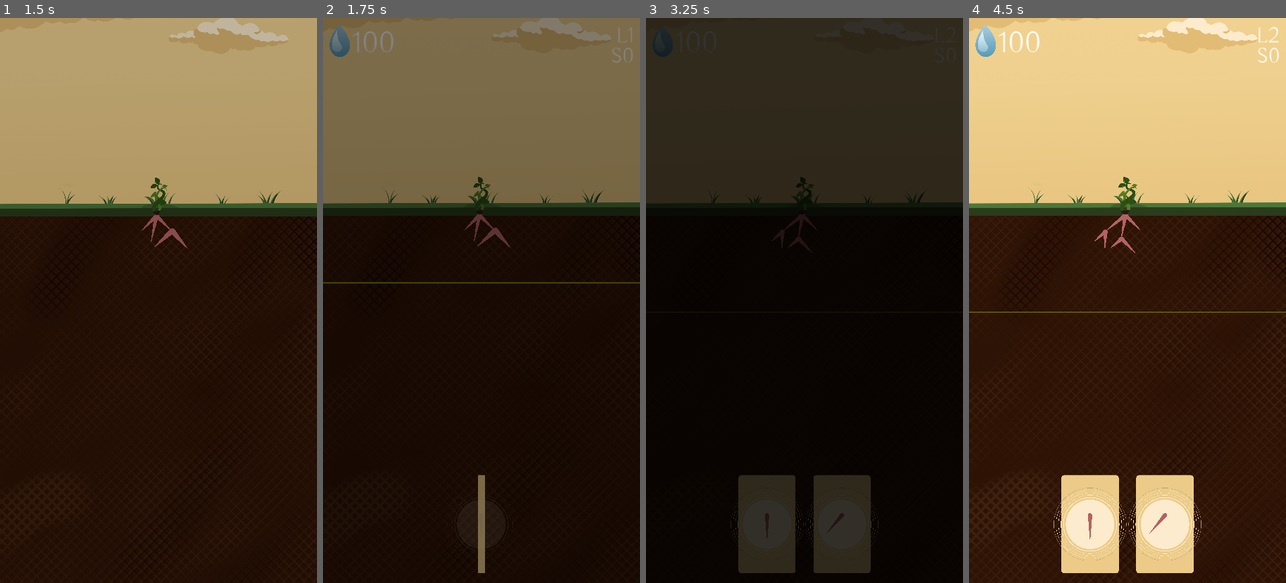
Above: before the commit, frames 1-4 (left to right).
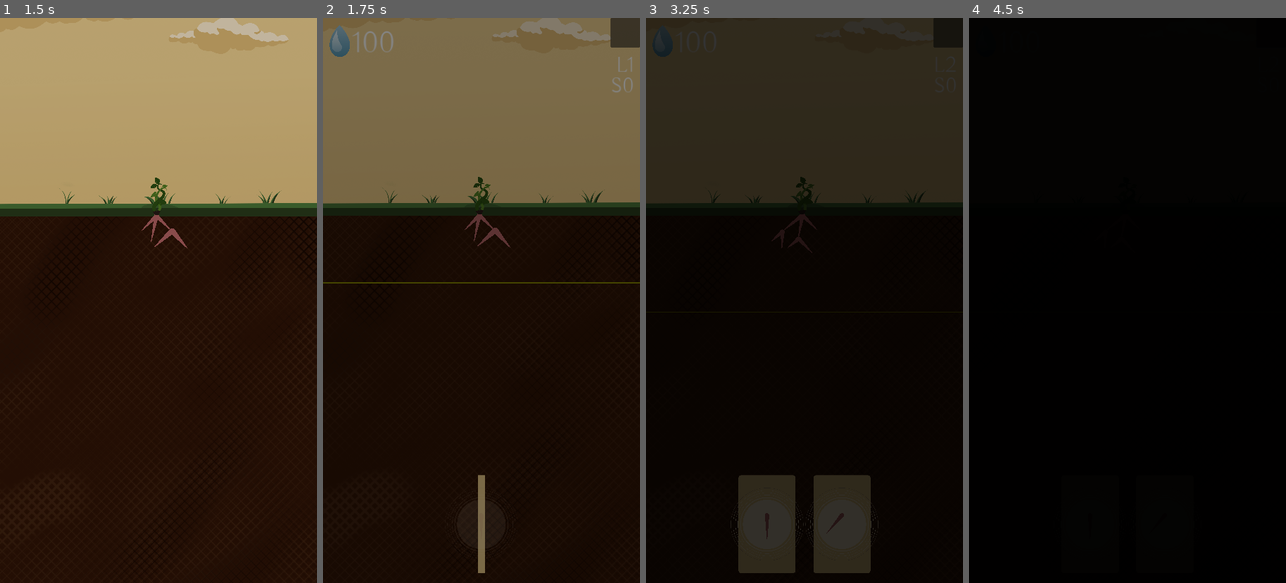
Above: after the commit, the same moments.

Repository: Disablak/ggj23
Game: Godot game, scene res://Main.tscn
Same seed, same stepped clock (60 frames per second), same inputs: the game is played once before the commit and once after it.
Inputs (mouse positions are in pixels of both pictures, inside the frame that each line leads up to):
- Up to frame 1 (1.5 s): click (155, 379) at 0.5 s; tap Enter (ui_accept) at 1.25 s; drag from (155, 266) to (190, 176) at 1.27 s
- Up to frame 2 (1.75 s): no input
- Up to frame 3 (3.25 s): click (947, 34) at 2.02 s; click (947, 34) at 2.77 s
- Up to frame 4 (4.5 s): click (1270, 34) at 3.52 s; drag from (1124, 221) to (1111, 413) at 4.27 s

Frame 1 is identical in both runs. In frame 2, 0.6% of the frame differs, in the area x 90-100%, y 0-14%; in frame 3, 0.5%; in frame 4, 100%, in the area x 0-100%, y 0-100%.

Commit message:
btn_restart

Diff:
--- a/Main.tscn
+++ b/Main.tscn
@@ -24,7 +24,8 @@
 offset_right = 1080.0
 offset_bottom = 1920.0
 
-[node name="LabelTitle" parent="GUI" index="5"]
+[node name="LabelTitle" parent="GUI" index="0"]
+layout_mode = 0
 offset_left = 112.0
 offset_top = -366.0
 offset_right = 963.0
--- a/scenes/GUI.tscn
+++ b/scenes/GUI.tscn
@@ -7,13 +7,13 @@
 [ext_resource type="Texture2D" uid="uid://ca4dceibtgf3a" path="res://assets/btn start plant.png" id="3_vnt5i"]
 [ext_resource type="FontFile" uid="uid://lc87qq27q66j" path="res://assets/Buda-Light.ttf" id="4_2n41u"]
 
+[sub_resource type="LabelSettings" id="LabelSettings_85v8e"]
+font = ExtResource("4_2n41u")
+font_size = 200
+
 [sub_resource type="LabelSettings" id="LabelSettings_jrvaq"]
 font = ExtResource("4_2n41u")
 font_size = 100
-
-[sub_resource type="LabelSettings" id="LabelSettings_85v8e"]
-font = ExtResource("4_2n41u")
-font_size = 200
 
 [sub_resource type="LabelSettings" id="LabelSettings_7myy6"]
 font = ExtResource("4_2n41u")
@@ -34,6 +34,14 @@
 mouse_filter = 1
 script = ExtResource("1_ghebo")
 
+[node name="LabelTitle" type="Label" parent="."]
+offset_left = 198.0
+offset_top = -938.0
+offset_right = 845.0
+offset_bottom = -684.0
+text = "ROOTS"
+label_settings = SubResource("LabelSettings_85v8e")
+
 [node name="ButtonStart" type="Button" parent="."]
 self_modulate = Color(1, 1, 1, 0)
 layout_mode = 0
@@ -53,8 +61,9 @@
 mouse_filter = 2
 texture = ExtResource("3_vnt5i")
 
-[node name="HBoxContainer" type="HBoxContainer" parent="."]
-layout_mode = 1
+[node name="CanvasLayer" type="CanvasLayer" parent="."]
+
+[node name="HBoxContainer" type="HBoxContainer" parent="CanvasLayer"]
 anchors_preset = 12
 anchor_top = 1.0
 anchor_right = 1.0
@@ -66,26 +75,25 @@
 theme_override_constants/separation = 30
 alignment = 1
 
-[node name="Point0" type="TextureRect" parent="HBoxContainer"]
+[node name="Point0" type="TextureRect" parent="CanvasLayer/HBoxContainer"]
 layout_mode = 2
 texture = ExtResource("2_x6m6f")
 
-[node name="Point1" type="TextureRect" parent="HBoxContainer"]
+[node name="Point1" type="TextureRect" parent="CanvasLayer/HBoxContainer"]
 layout_mode = 2
 texture = ExtResource("2_x6m6f")
 
-[node name="Point2" type="TextureRect" parent="HBoxContainer"]
+[node name="Point2" type="TextureRect" parent="CanvasLayer/HBoxContainer"]
 layout_mode = 2
 texture = ExtResource("2_x6m6f")
 
-[node name="Point3" type="TextureRect" parent="HBoxContainer"]
+[node name="Point3" type="TextureRect" parent="CanvasLayer/HBoxContainer"]
 layout_mode = 2
 texture = ExtResource("2_x6m6f")
 
-[node name="Fade" type="ColorRect" parent="."]
+[node name="Fade" type="ColorRect" parent="CanvasLayer"]
 visible = false
 z_index = 5
-layout_mode = 1
 anchors_preset = 15
 anchor_right = 1.0
 anchor_bottom = 1.0
@@ -98,14 +106,15 @@
 mouse_filter = 2
 color = Color(0, 0, 0, 1)
 
-[node name="Water" type="Control" parent="."]
+[node name="Water" type="Control" parent="CanvasLayer"]
+layout_mode = 3
 anchors_preset = 0
 offset_left = 10.0
 offset_top = 10.0
 offset_right = 656.0
 offset_bottom = 179.0
 
-[node name="WaterIcon" type="TextureRect" parent="Water"]
+[node name="WaterIcon" type="TextureRect" parent="CanvasLayer/Water"]
 layout_mode = 0
 offset_left = 12.0
 offset_top = 14.0
@@ -114,7 +123,7 @@
 scale = Vector2(0.08, 0.08)
 texture = ExtResource("3_k8wh7")
 
-[node name="LabelWater" type="Label" parent="Water"]
+[node name="LabelWater" type="Label" parent="CanvasLayer/Water"]
 layout_mode = 1
 anchors_preset = 10
 anchor_right = 1.0
@@ -126,24 +135,14 @@
 label_settings = SubResource("LabelSettings_jrvaq")
 vertical_alignment = 1
 
-[node name="LabelTitle" type="Label" parent="."]
-layout_mode = 0
-offset_left = 198.0
-offset_top = -938.0
-offset_right = 845.0
-offset_bottom = -684.0
-text = "ROOTS"
-label_settings = SubResource("LabelSettings_85v8e")
-
-[node name="LabelLvl" type="Label" parent="."]
-layout_mode = 1
+[node name="LabelLvl" type="Label" parent="CanvasLayer"]
 anchors_preset = 1
 anchor_left = 1.0
 anchor_right = 1.0
 offset_left = -170.0
-offset_top = 20.0
+offset_top = 120.0
 offset_right = -20.0
-offset_bottom = 206.0
+offset_bottom = 306.0
 grow_horizontal = 0
 pivot_offset = Vector2(2.08165e-12, 86)
 text = "L1
@@ -151,32 +150,30 @@
 label_settings = SubResource("LabelSettings_7myy6")
 horizontal_alignment = 2
 
-[node name="LabelScore" type="Label" parent="."]
-layout_mode = 1
+[node name="LabelScore" type="Label" parent="CanvasLayer"]
 anchors_preset = 1
 anchor_left = 1.0
 anchor_right = 1.0
 offset_left = -170.0
-offset_top = 89.0
+offset_top = 190.0
 offset_right = -20.0
-offset_bottom = 180.0
+offset_bottom = 281.0
 grow_horizontal = 0
 pivot_offset = Vector2(2.08165e-12, 86)
 text = "S0"
 label_settings = SubResource("LabelSettings_7myy6")
 horizontal_alignment = 2
 
-[node name="EndPanel" type="ColorRect" parent="."]
+[node name="EndPanel" type="ColorRect" parent="CanvasLayer"]
 visible = false
 self_modulate = Color(1, 1, 1, 0)
-layout_mode = 1
 anchors_preset = 15
 anchor_right = 1.0
 anchor_bottom = 1.0
 grow_horizontal = 2
 grow_vertical = 2
 
-[node name="Label" type="Label" parent="EndPanel"]
+[node name="Label" type="Label" parent="CanvasLayer/EndPanel"]
 self_modulate = Color(1, 1, 1, 0)
 layout_mode = 1
 anchors_preset = 15
@@ -188,3 +185,14 @@
 label_settings = SubResource("LabelSettings_kpmp4")
 horizontal_alignment = 1
 vertical_alignment = 1
+
+[node name="ButtonRestart" type="Button" parent="CanvasLayer"]
+visible = false
+anchors_preset = 1
+anchor_left = 1.0
+anchor_right = 1.0
+offset_left = -100.0
+offset_bottom = 100.0
+grow_horizontal = 0
+
+[connection signal="button_down" from="CanvasLayer/ButtonRestart" to="." method="_on_button_restart_button_down"]
--- a/scripts/GUI.gd
+++ b/scripts/GUI.gd
@@ -4,14 +4,15 @@
 
 @onready var btn_start: Button = $ButtonStart
 @onready var btn_sprite: TextureRect = $TextureRect
-@onready var water: Control = $Water
-@onready var label_water: Label = $Water/LabelWater
-@onready var label_score: Label = $LabelScore
-@onready var label_lvl: Label = $LabelLvl
-@onready var box_container: HBoxContainer = $HBoxContainer
-@onready var fade: ColorRect = $Fade
-@onready var end_panel: Control = $EndPanel
-@onready var end_panel_label: Control = $EndPanel/Label
+@onready var water: Control = $CanvasLayer/Water
+@onready var label_water: Label = $CanvasLayer/Water/LabelWater
+@onready var label_score: Label = $CanvasLayer/LabelScore
+@onready var label_lvl: Label = $CanvasLayer/LabelLvl
+@onready var box_container: HBoxContainer = $CanvasLayer/HBoxContainer
+@onready var fade: ColorRect = $CanvasLayer/Fade
+@onready var end_panel: Control = $CanvasLayer/EndPanel
+@onready var end_panel_label: Control = $CanvasLayer/EndPanel/Label
+@onready var btn_restart: Control = $CanvasLayer/ButtonRestart
 
 var change_score_tween : Tween
 
@@ -71,14 +72,13 @@
 	btn_sprite.use_parent_material = true
 	var tween_alpha = create_tween()
 	tween_alpha.tween_property(btn_sprite, "self_modulate:a", 0.0, 0.5)
-#	await tween_alpha.finished
-#	btn_sprite.visible = false
 
 
 func on_moved_down():
 	water.visible = true
 	label_lvl.visible = true
 	label_score.visible = true
+	btn_restart.visible = true
 
 
 func show_hint_water(cur_water: int, add_water: int):
@@ -135,3 +135,7 @@
 	var tween = create_tween()
 	tween.tween_property(end_panel, "self_modulate:a", 1.0, 1)
 	tween.tween_property(end_panel_label, "self_modulate:a", 1.0, 1)
+
+
+func _on_button_restart_button_down() -> void:
+	Global.on_game_over.emit(false)
